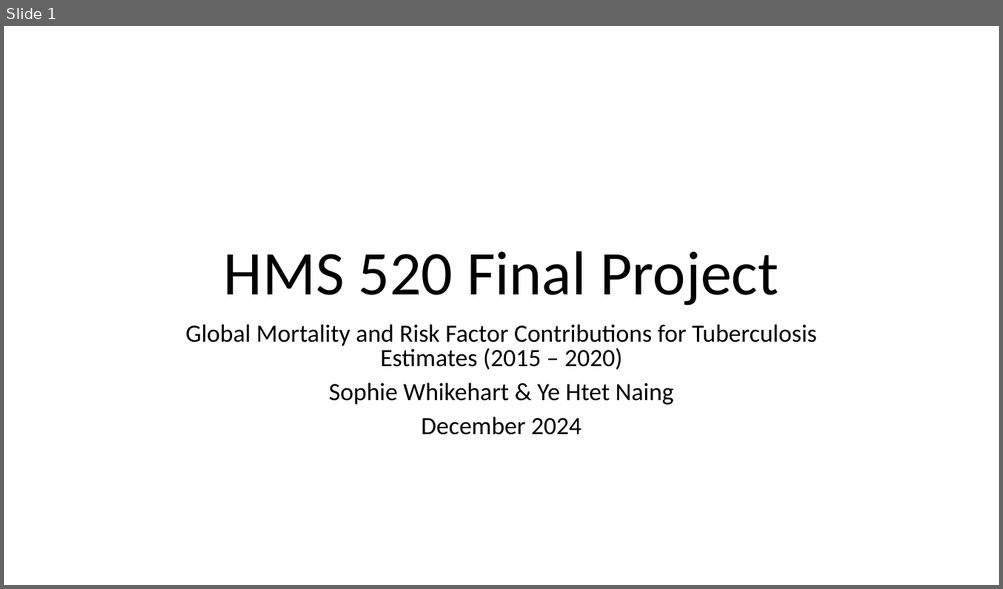
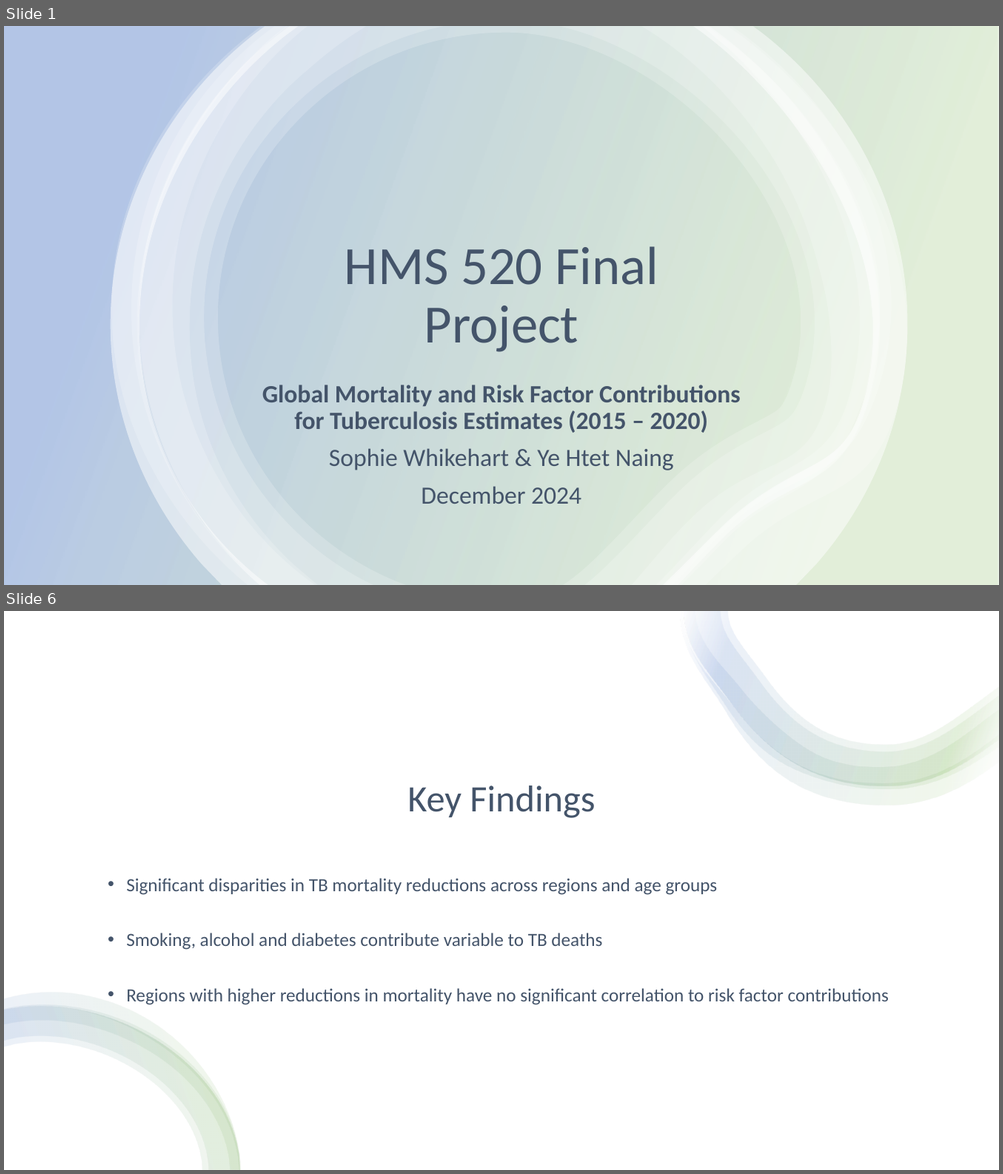
Before and after one commit to smwhikeh/HMS_520_Final_Project_TB, a slide deck: HMS_520_Final_Presentation_Whikehart_Naing.pptx. Shown one above the other, each under a label of ours: slide 1 before the commit, slides 1 and 6 after it; the slides between them are not shown. The pictures are 1003x589 and 1003x1174 pixels, drawn with LibreOffice and Linux fonts; fonts in the diff are those of the drawing. Boxes give left, top, right and bottom in pixels: in the first picture for what was removed or moved away, otherwise in the second. Text is boxed around its words. In the diff, an @@ line names an element or a change of style, - is before the commit and + after.

```diff
--- a/HMS_520_Final_Presentation_Whikehart_Naing.pptx
+++ b/HMS_520_Final_Presentation_Whikehart_Naing.pptx
@@ slide 6 added at (4,611,999,1170), background #FFFFFF @@
@@ rectangle added at (4,611,999,1170), fill #FFFFFF @@
@@ group added at (680,611,999,806): 4 freeform shapes @@
@@ title added at (407,786,595,818), 36 pt, text #44546A @@
+Key Findings
@@ text added at (126,878,889,1005), 18 pt, text #44546A @@
+• Significant disparities in TB mortality reductions across regions and age groups
+• Smoking, alcohol and diabetes contribute variable to TB deaths
+• Regions with higher reductions in mortality have no significant correlation to risk factor contributions
@@ group added at (4,993,241,1170): 4 freeform shapes @@
@@ slide 1 changed as well @@
@@ rectangle added at (4,26,999,585), fill gradient #70AD47 to #4472C4 @@
@@ group added at (111,26,908,585): 6 freeform shapes @@
@@ title "HMS 520 Final Project": place and size @@
-title "HMS 520 Final Project" at (224,251,778,306)
+title "HMS 520 Final Project" at (344,247,658,352)
@@ title "HMS 520 Final Project" at (344,247,658,352): size 60 to 52 pt, text colour #000000 to #44546A @@
@@ subtitle "Global Mortality and Risk Factor ...": place and size @@
-subtitle "Global Mortality and Risk Factor ..." at (185,324,817,435)
+subtitle "Global Mortality and Risk Factor ..." at (262,385,740,504)
@@ subtitle "Global Mortality and Risk Factor ..." at (262,385,740,504): text colour #000000 to #44546A; bold on in "Global Mortality and Risk Factor Contributions for ..."; line spacing 0.8 to 0.9 @@
```
Also in this commit, not shown: 12 other slides added, 7 slides removed, 4 other files.
